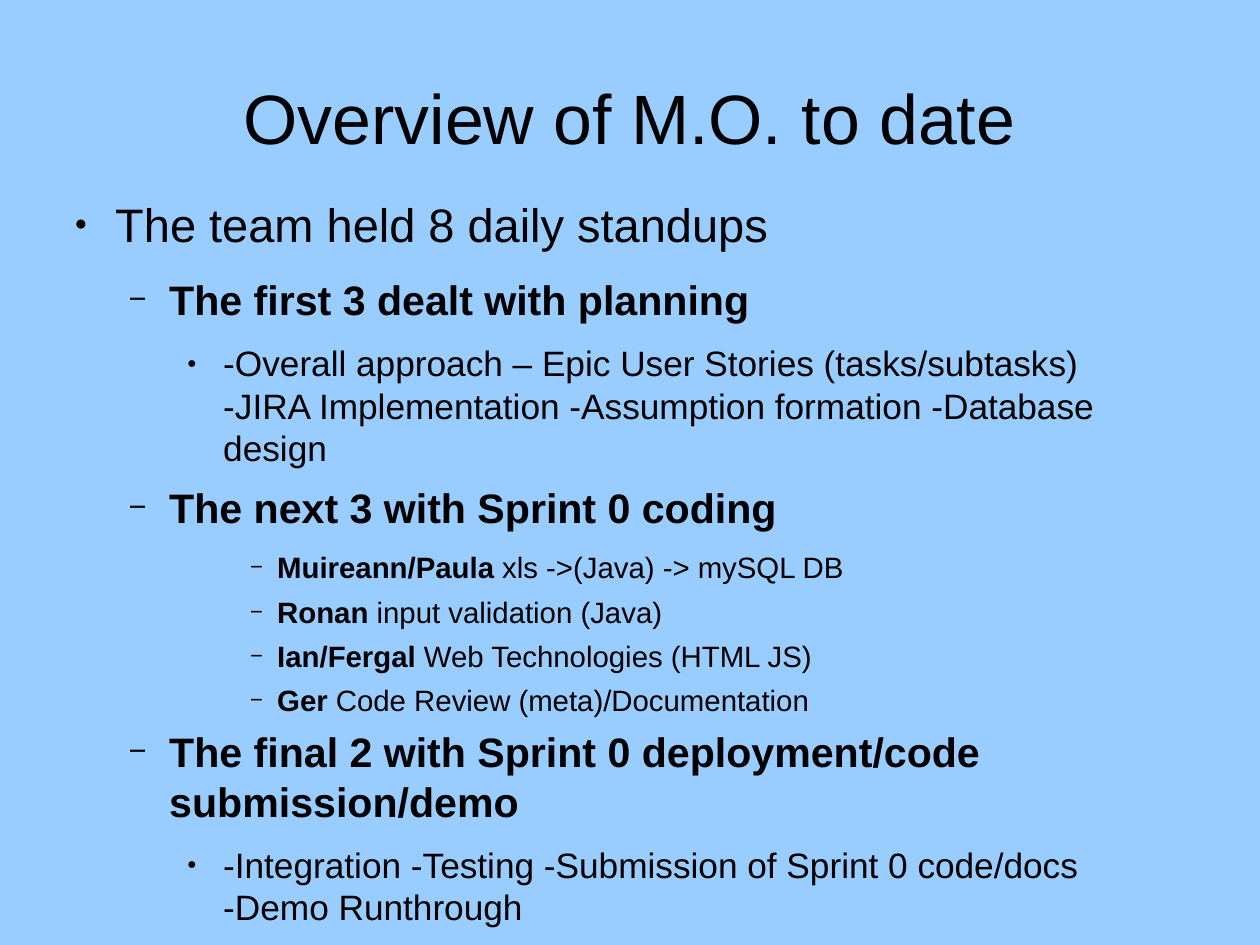
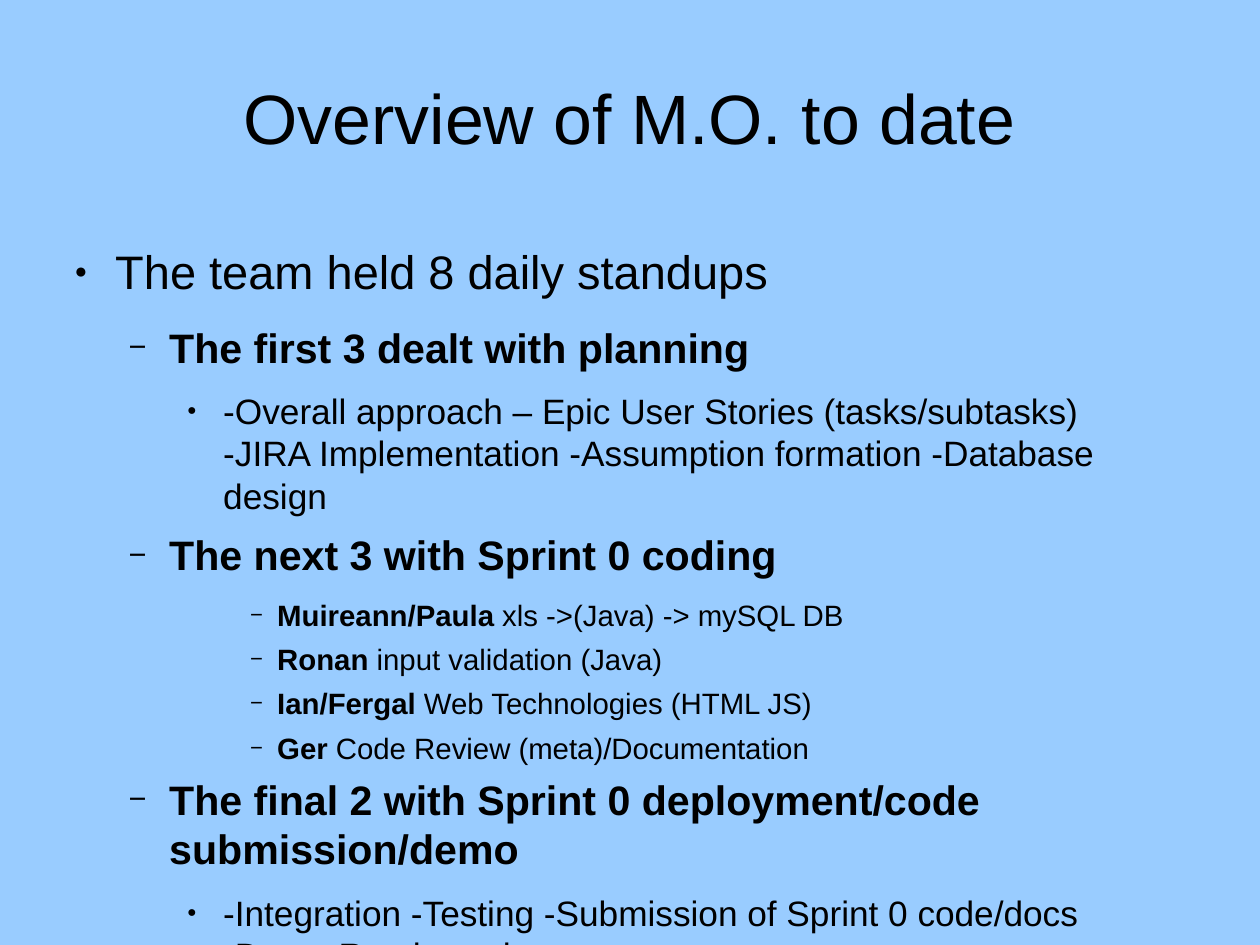
Before and after one commit to rednanor/GroupProject, a slide deck: slide 2 of Group5presentation.odp. Drawn at 1260x945 pixels with LibreOffice and Linux fonts; fonts in the diff are those of the drawing; background and template pictures are left out. Boxes give left, top, right and bottom in pixels: in the first picture for what was removed or moved away, otherwise in the second. Text is boxed around its words. In the diff, an @@ line names an element or a change of style, - is before the commit and + after.

```diff
--- a/Group5presentation.odp
+++ b/Group5presentation.odp
@@ text "The team held 8 daily ..." rewrapped from box(115, 208, 1093, 927) to box(115, 255, 1093, 932) @@
```
Also in this commit, not shown: 2 other slides changed.
